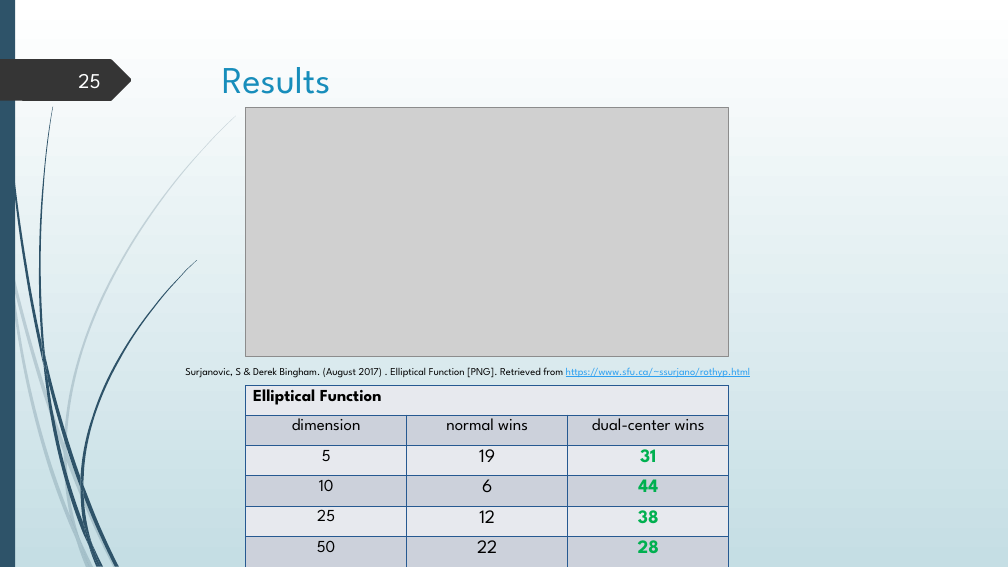
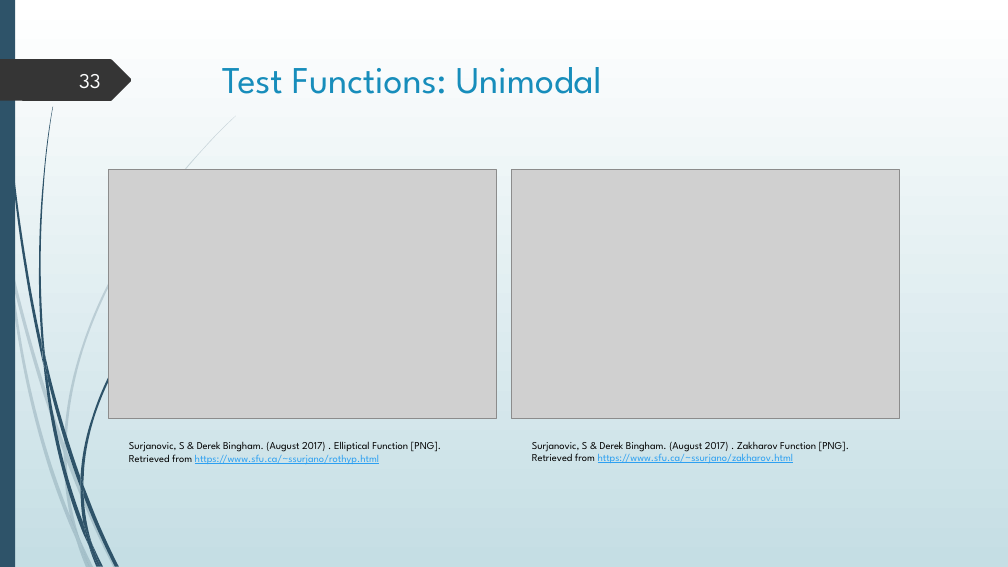
Before and after one commit to GingerLion/DualCenterCMAES, a slide deck: slide 33 of Thesis/DualcenterCMAES.pptx (slide 25 before the commit). Drawn at 1008x567 pixels with LibreOffice and Linux fonts; fonts in the diff are those of the drawing; grey boxes stand for pictures. Boxes give left, top, right and bottom in pixels: in the first picture for what was removed or moved away, otherwise in the second. Text is boxed around its words. In the diff, an @@ line names an element or a change of style, - is before the commit and + after.

```diff
--- a/Thesis/DualcenterCMAES.pptx
+++ b/Thesis/DualcenterCMAES.pptx
@@ page number at <box>79,74,101,88</box>: text changed @@
-25
+33
@@ title at <box>222,67,602,94</box>: text changed @@
-Results
+Test Functions: Unimodal
@@ picture: place and size @@
-picture at <box>246,107,729,357</box>
+picture at <box>108,169,497,419</box>
@@ picture added at <box>511,169,900,419</box> @@
@@ table removed at <box>246,386,729,567</box>, 6 rows, 3 columns @@
-Elliptical Function |  | 
-dimension | normal wins | dual-center wins
-5 | 19 | 31
-10 | 6 | 44
-25 | 12 | 38
-50 | 22 | 28
@@ text "Surjanovic, S & Derek Bingham. ..." rewrapped from <box>185,367,750,378</box> to <box>129,441,441,464</box> @@
@@ text added at <box>532,441,849,463</box>, 10 pt, text #000000 @@
+Surjanovic, S & Derek Bingham. (August 2017) . Zakharov Function [PNG]. Retrieved from https://www.sfu.ca/~ssurjano/zakharov.html
```
Also in this commit, not shown: 14 other slides changed, 28 slides added, 6 slides removed, 12 other files.
